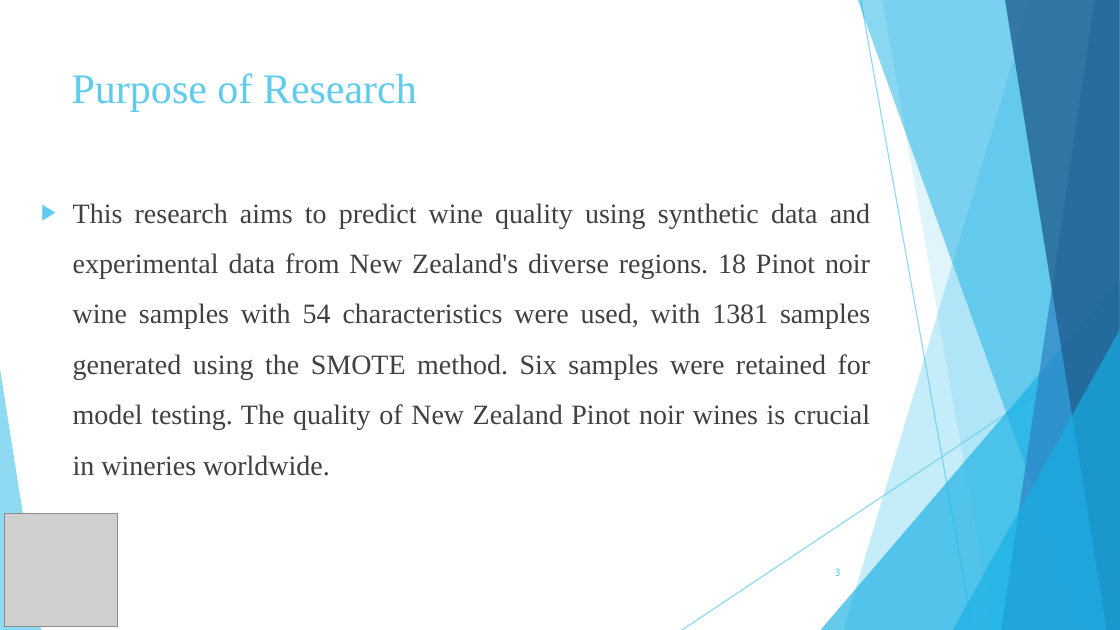
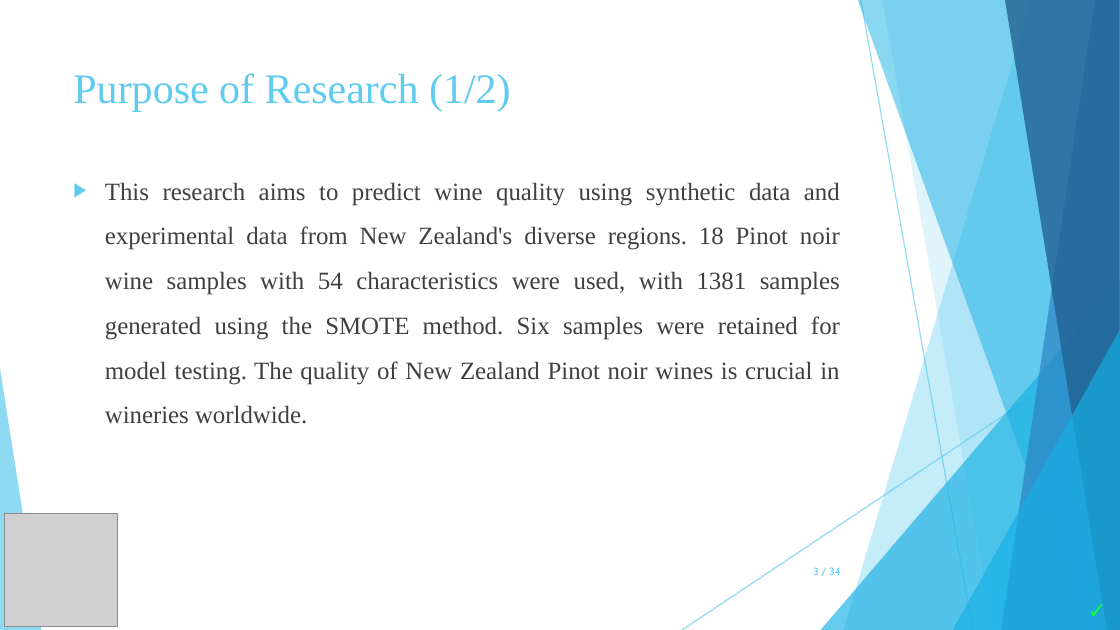
Before and after one commit to zoekelepiri/WineDataPrediction, a slide deck: slide 3 of Wine Data Set.pptx. Drawn at 1120x630 pixels with LibreOffice and Linux fonts; fonts in the diff are those of the drawing; grey boxes stand for pictures. Boxes give left, top, right and bottom in pixels: in the first picture for what was removed or moved away, otherwise in the second. Text is boxed around its words. In the diff, an @@ line names an element or a change of style, - is before the commit and + after.

Commit message:
wine data set updated

```diff
--- a/Wine Data Set.pptx
+++ b/Wine Data Set.pptx
@@ title at box(73, 73, 511, 112): text changed @@
-Purpose of Research
+Purpose of Research (1/2)
@@ text "This research aims to predict ...": place and size @@
-text "This research aims to predict ..." at box(73, 203, 871, 476)
+text "This research aims to predict ..." at box(105, 182, 840, 424)
@@ text "This research aims to predict ..." at box(105, 182, 840, 424): size 18 to 16 pt @@
@@ page number at box(813, 567, 841, 575): vertical alignment top to middle @@
@@ page number at box(813, 567, 841, 575): text changed @@
-3
+3 / 34
@@ text added at box(1077, 591, 1120, 629), 14 pt, text #13FF3A, bold @@
+✓
```
Also in this commit, not shown: 12 other slides changed, 21 slides added, 39 slides removed, 12 other files.
